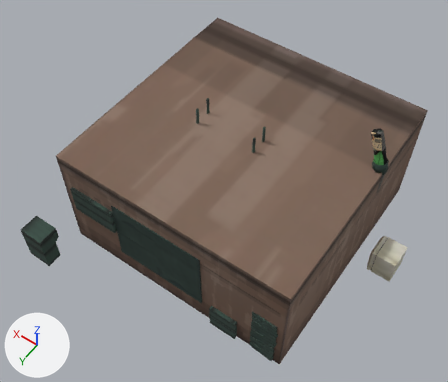
Before and after pictures for a commit that changed the FBX model ClayProject/overlay/rooms_01.fbx.
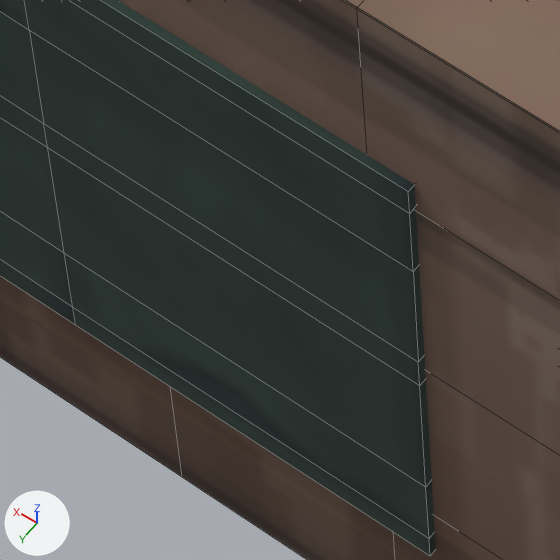
The first picture shows the older version from a camera (50 mm lens) standing at (-14.8, 45.3, 73.7) and looking at (13.6, 5.6, 11.3). The close-ups show both versions on the part from 34% to 48% of the width and 63% to 80% of the height of that picture; other places that the commit changed are outside them. Every picture has the same lights, and +X, +Y and +Z are marked at lower left. The close-ups show mesh edges as thin lines. Where no turn or scale is listed for an object, it has been applied to the vertices.

The first close-up shows 'Cube.001', 'Table'.
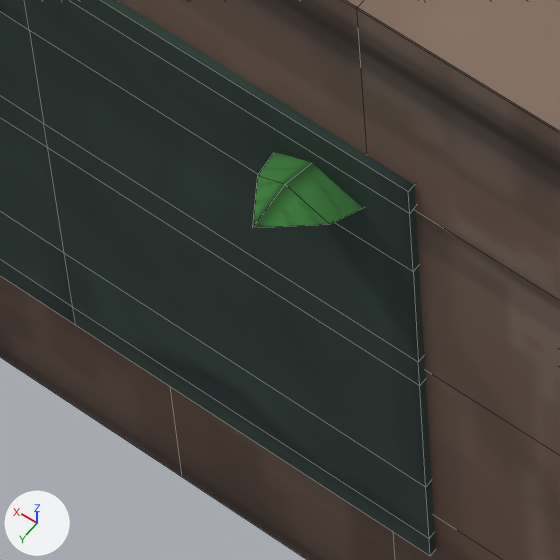
Boxes (x1, y1, x2, y2) around the edits, measured in the close-ups (560 x 560 px):
'Plant', added (green): after (253, 152, 363, 228)

The change, as a diff of the scene's bpy script:
```diff
--- a/ClayProject/overlay/rooms_01.fbx.py
+++ b/ClayProject/overlay/rooms_01.fbx.py
@@ me_cylinder_001 @@
+me_cylinder_001.from_pydata(...)  # 152 vertices, 122 faces; spans x -2.59..2.54, y -2.29..2.53, z 1.35..5.37
+me_cylinder_001.materials.append(mat_objects_01)  # picture img_objects_01_png
@@ ob_plant @@
+ob_plant = bpy.data.objects.new('Plant', me_cylinder_001)
+ob_plant.location = (10.85, 15.5, 7.42)
```
